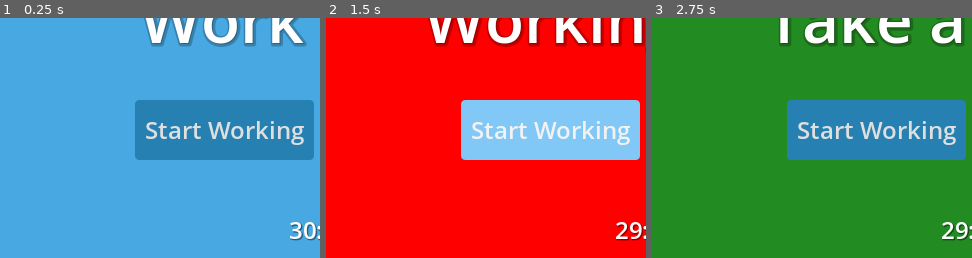
Above: before the commit, frames 1-3 (left to right).
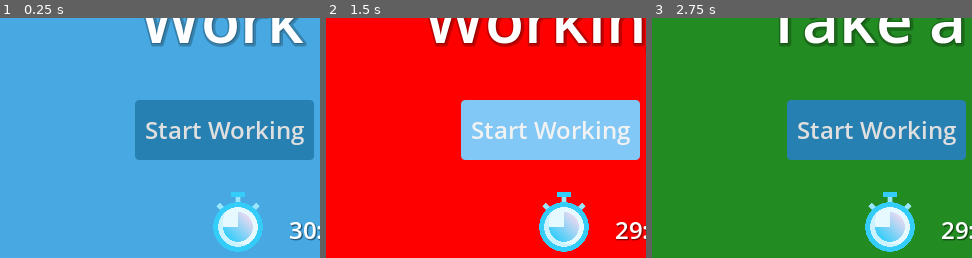
Above: after the commit, the same moments.

Repository: ForlornU/Gomodoro
Game: Godot game, scene res://MainScene.tscn
Two runs of this game, one before a commit and one after it. Both use one fixed random seed, a clock stepped at 60 frames per second and the inputs below.
Inputs:
- Up to frame 1 (0.25 s): no input
- Up to frame 2 (1.5 s): click "Start Working" at 0.5 s; click "Start Working" at 1.25 s
- Up to frame 3 (2.75 s): click "Take a break" at 2 s
The pictures show only the part of the screen within x 0-50%, y 50-100%; the shares and areas given below are measured in that part.

The runs differ from the first frame. In frame 1, 2.7% of the frame differs, in the area x 66-83%, y 72-98%; in frame 2, 2.7%; in frame 3, 2.7%.

Commit message:
Timer icon

Diff:
--- a/MainScene.tscn
+++ b/MainScene.tscn
@@ -6,6 +6,7 @@
 [ext_resource type="Theme" uid="uid://xhh6u6jg61xd" path="res://Assets/MainTheme.tres" id="3_pm7a3"]
 [ext_resource type="Texture2D" uid="uid://bp5r22spjv14f" path="res://Assets/wrench.png" id="4_fogco"]
 [ext_resource type="Texture2D" uid="uid://do2wn2dc7f41g" path="res://Assets/stop.png" id="6_ukq03"]
+[ext_resource type="Texture2D" uid="uid://bqjigamq4exo2" path="res://Assets/timer.png" id="7_w04hh"]
 
 [node name="Control" type="Control"]
 layout_mode = 3
@@ -90,6 +91,17 @@
 label_settings = ExtResource("3_f5d3i")
 horizontal_alignment = 1
 
+[node name="Control" type="Control" parent="ColorRect/TimerLabel"]
+anchors_preset = 0
+offset_left = -67.0
+offset_right = -27.0
+offset_bottom = 40.0
+
+[node name="Timer" type="Sprite2D" parent="ColorRect/TimerLabel/Control"]
+position = Vector2(26, 8.99999)
+scale = Vector2(0.11607, 0.11607)
+texture = ExtResource("7_w04hh")
+
 [node name="SettingsButton" type="Button" parent="ColorRect"]
 layout_mode = 1
 offset_left = 10.0
@@ -100,6 +112,7 @@
 icon = ExtResource("4_fogco")
 
 [node name="SettingsPanel" type="Panel" parent="ColorRect"]
+visible = false
 layout_mode = 1
 anchors_preset = 8
 anchor_left = 0.5
Not shown: 1 places in MainScene.tscn that only renumber resources
